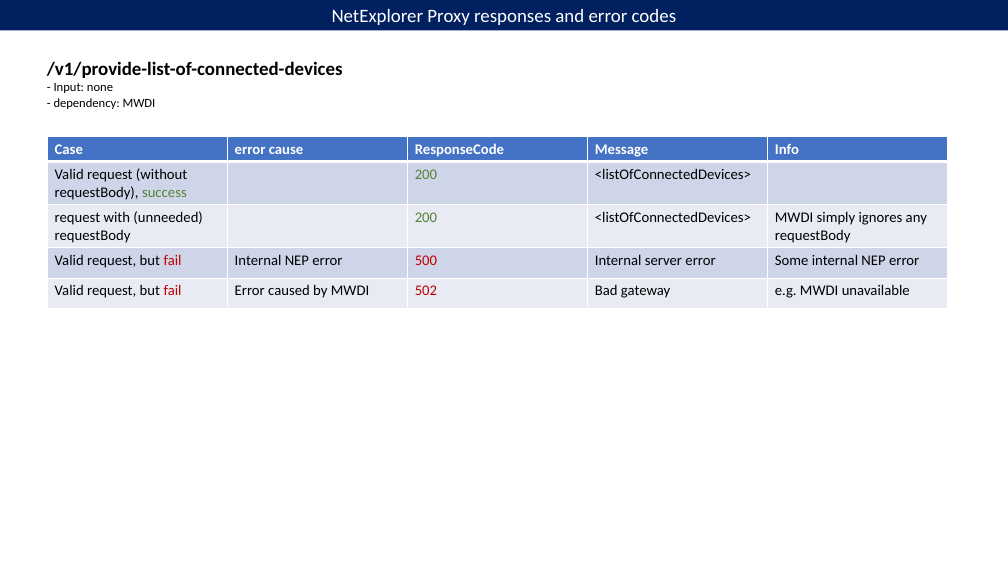
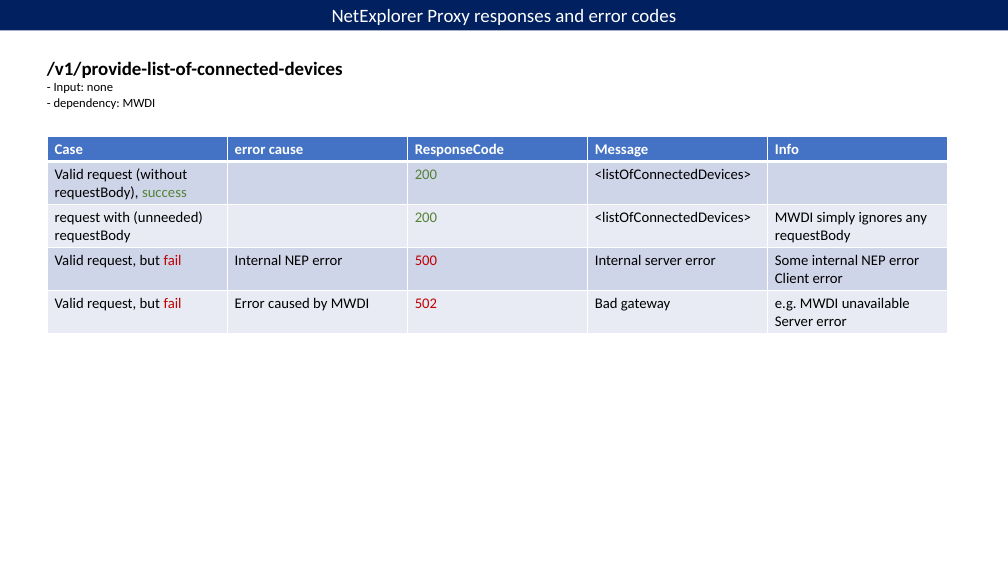
Before and after one commit to openBackhaul/NetExplorerProxy, a slide deck: slide 1 of spec/additionalDescription/sources/NEP ErrorCodes.pptx. Drawn at 1008x567 pixels with LibreOffice and Linux fonts; fonts in the diff are those of the drawing. Boxes give left, top, right and bottom in pixels: in the first picture for what was removed or moved away, otherwise in the second. Text is boxed around its words. In the diff, an @@ line names an element or a change of style, - is before the commit and + after.

```diff
--- a/spec/additionalDescription/sources/NEP ErrorCodes.pptx
+++ b/spec/additionalDescription/sources/NEP ErrorCodes.pptx
@@ table at bbox=[47, 137, 947, 333] @@
-row 4, column 5: Some internal NEP error
+row 4, column 5: Some internal NEP error / Client error
-row 5, column 5: e.g. MWDI unavailable
+row 5, column 5: e.g. MWDI unavailable / Server error
```
Also in this commit, not shown: 4 other slides changed, 3 other files.
